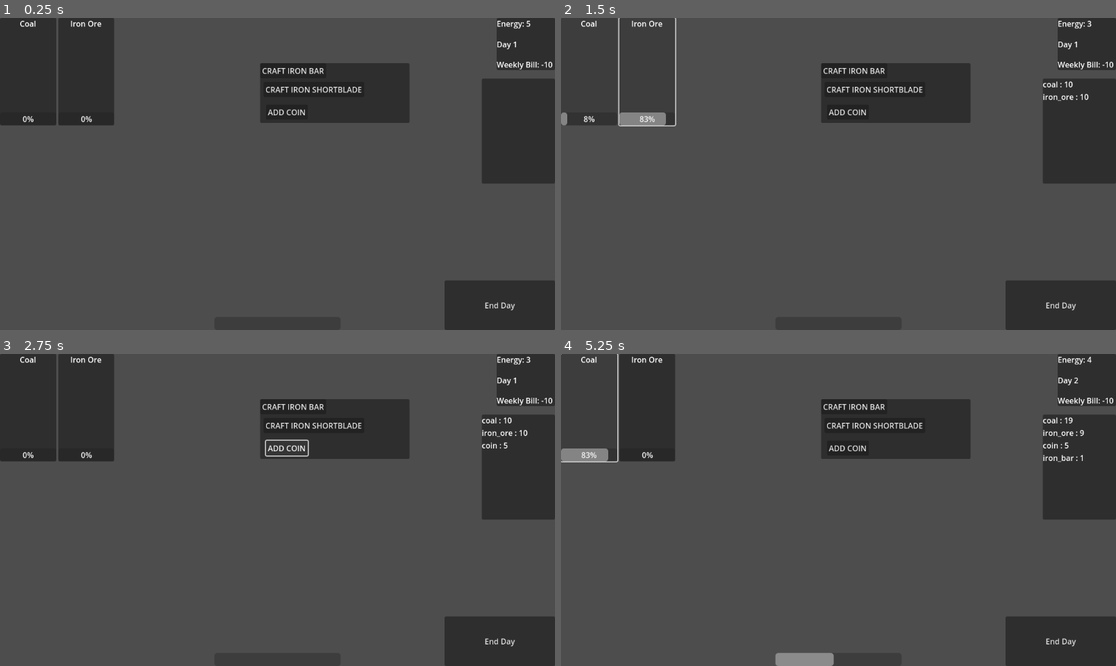
Above: before the commit, frames 1-4 (two rows, left to right).
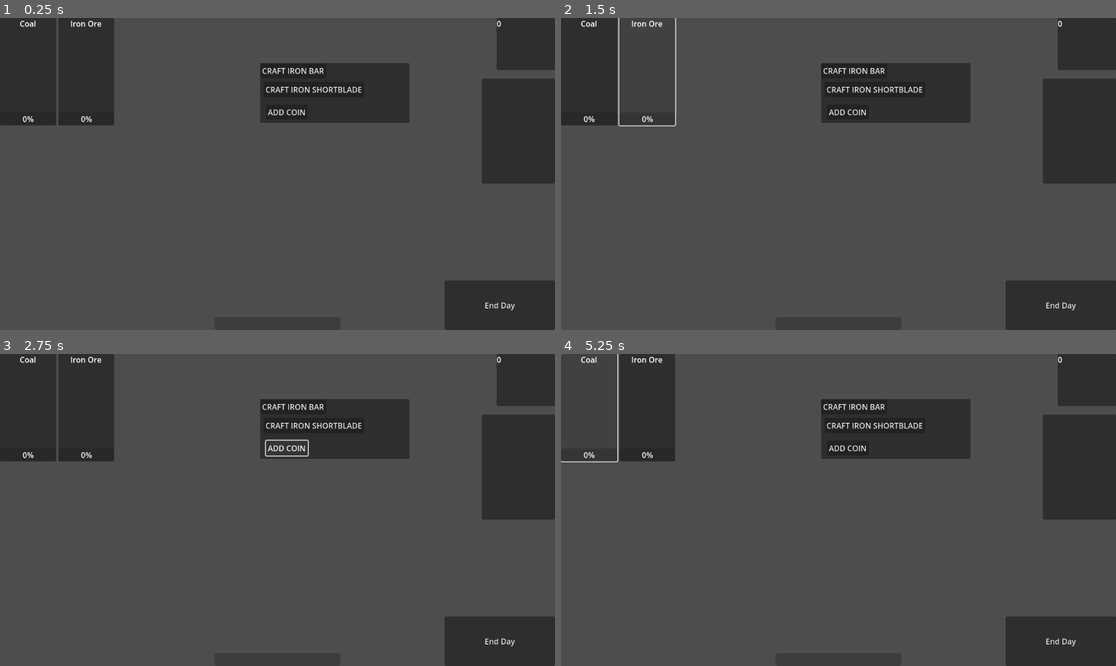
Above: after the commit, the same moments.

Repository: Uziel-8/OAI-BLACKSMITH-POC
Game: Godot game, scene res://Scenes/level.tscn
The game is run twice, just before and just after one commit, with the same random seed, the same clock (stepped at 60 frames per second) and the same inputs.
Inputs:
- Up to frame 1 (0.25 s): no input
- Up to frame 2 (1.5 s): click "Coal" at 0.5 s; click "Iron Ore" at 1.25 s
- Up to frame 3 (2.75 s): click "ADD COIN" at 2 s
- Up to frame 4 (5.25 s): click "End Day" at 2.75 s; click "CRAFT IRON BAR" at 3.5 s; click "CRAFT IRON SHORTBLADE" at 4.25 s; click "Coal" at 5 s

The runs differ from the first frame. In frame 1, 0.2% of the frame differs, in the area x 89-100%, y 0-17%; in frame 2, 0.7%; in frame 3, 0.4%; in frame 4, 1.2%, in the area x 0-100%, y 0-100%.
Error after the commit: Parse Error: Identifier "amount" not declared in the current scope. (res://Scripts/Globals.gd:32)

Commit message:
raf fucking with my shit

Diff:
--- a/OAI Blacksmith POC/Resources/coal.tres
+++ b/OAI Blacksmith POC/Resources/coal.tres
@@ -1,9 +1,10 @@
-[gd_resource type="Resource" script_class="Item" load_steps=2 format=3 uid="uid://b7t80gnn56lod"]
+[gd_resource type="Resource" script_class="InventoryItem" load_steps=3 format=3 uid="uid://b7t80gnn56lod"]
 
 [ext_resource type="Script" uid="uid://doaywwe0oiv6o" path="res://Scripts/item.gd" id="1_54jvl"]
+[ext_resource type="Texture2D" uid="uid://clew7dcdxikb" path="res://Graphics/Items/Coal.png" id="2_su1ve"]
 
 [resource]
 script = ExtResource("1_54jvl")
-item_name = "coal"
-stack_size = 1
+item_name = "Coal"
+texture = ExtResource("2_su1ve")
 metadata/_custom_type_script = "uid://doaywwe0oiv6o"
--- a/OAI Blacksmith POC/Scenes/inventory_ui.gd
+++ b/OAI Blacksmith POC/Scenes/inventory_ui.gd
@@ -3,14 +3,20 @@
 var inventory = Globals.inventory
 @onready var list = $Panel/ItemList
 
+
+
 func _ready() -> void:
 	EventBus.inventory_changed.connect(_on_inventory_changed)
 
+var item_sprite: Dictionary = {}
 
+func _on_inventory_changed():
+	for item in inventory:
 
-func _on_inventory_changed(item):
-	list.add_item(item)
-	print("kachow")
+		var inv_item = item + " : " + str(inventory[item].amount)
+		list.add_item(inv_item, inventory[item].texture)
 
-func _process(delta: float) -> void:
+func _process(_delta: float) -> void:
 	pass
+
+#set_item_icon
--- a/OAI Blacksmith POC/Scenes/inventory_ui.tscn
+++ b/OAI Blacksmith POC/Scenes/inventory_ui.tscn
@@ -26,6 +26,7 @@
 anchor_bottom = 1.0
 grow_horizontal = 2
 grow_vertical = 2
+item_count = 2
 max_columns = 2
 
 [node name="GridContainer" type="GridContainer" parent="Panel"]
--- a/OAI Blacksmith POC/Scenes/mining_gridbox.gd
+++ b/OAI Blacksmith POC/Scenes/mining_gridbox.gd
@@ -6,6 +6,7 @@
 @onready var mine_iron = $MineIronOre
 @onready var iron_ore_timer = $MineIronOre/MineIronOreTimer
 @onready var iron_ore_bar = $MineIronOre/MineIronOreBar
+@onready var coal = "res://Resources/coal.tres"
 
 func _process(_delta: float) -> void:
 	if coal_timer.is_stopped():
@@ -30,7 +31,11 @@
 func _on_mine_coal_pressed() -> void:
 	if Globals.energy > 0:
 		mine_coal.disabled = true
-		Globals.update_item("coal", 10)
+		#var new_coal = coal.new()
+		#new_coal.item_name = "Coal"
+		#new_coal.amount = 10
+		#new_coal.texture
+		Globals.update_item(coal)
 		coal_timer.start()
 		EventBus.mined.emit()
 	else:
--- a/OAI Blacksmith POC/Scripts/Globals.gd
+++ b/OAI Blacksmith POC/Scripts/Globals.gd
@@ -1,13 +1,15 @@
 extends Node
 
-var energy = 5:
+@export var test_image = preload("res://icon.svg")
+
+var energy = 10:
 	set(value):
 		energy = value
 		EventBus.energy_changed.emit(value)
 
 
 
-var max_energy := 5
+var max_energy := 10
 
 var day = 1
 
@@ -25,12 +27,19 @@
 
 var inventory: Dictionary = {}
 
-func update_item(item, amount):
+func update_item(item):
 	if inventory.has(item):
-		inventory[item] += amount #update amount of existing item
+		inventory[item].amount += amount #update amount of existing item
 	else:
-		inventory[item] = amount #add new item to inventory
+		var inventory_item = InventoryItem.new()
+		inventory_item.item_name = item
+		inventory_item.amount = amount
+		inventory_item.texture = test_image
 
-	if inventory[item] <= 0:
+		inventory[item] = inventory_item #add new item to inventory
+
+	if inventory[item].amount <= 0:
 		inventory.erase(item) #remove item when there is 0
 	EventBus.inventory_changed.emit()
+	print(inventory[item].item_name, " ",  inventory[item].amount)
+	print("full dictionary ", inventory)
--- a/OAI Blacksmith POC/Scripts/inventory.gd
+++ b/OAI Blacksmith POC/Scripts/inventory.gd
@@ -2,14 +2,14 @@
 
 #var coins := 0
 
-var items: Array[Item]
+var items: Array[InventoryItem]
 
-const COAL : Item = preload("res://Resources/coal.tres")
-const IRON_ORE : Item = preload("res://Resources/iron_ore.tres")
+const COAL : InventoryItem = preload("res://Resources/coal.tres")
+const IRON_ORE : InventoryItem = preload("res://Resources/iron_ore.tres")
 func _ready() -> void:
 	pass
 
-func add_item(item: Item):
+func add_item(item: InventoryItem):
 	for existing_item in items:
 		if existing_item.item_name == item.item_name:
 			existing_item.stack_size += item.stack_size
@@ -20,7 +20,7 @@
 	items.append(item.duplicate())
 	print("added new item:", item.item_name)
 
-func remove_item(item: Item):
+func remove_item(item: InventoryItem):
 	for existing_item in items:
 		if existing_item.item_name == item.item_name:
 			var amount_to_remove = min(existing_item.stack_size, item.stack_size)
--- a/OAI Blacksmith POC/Scripts/item.gd
+++ b/OAI Blacksmith POC/Scripts/item.gd
@@ -1,7 +1,7 @@
 extends Resource
 
-class_name Item
+class_name InventoryItem
 
 @export var item_name: String = ""
-#@export var texture: Texture2D
-@export var stack_size: int = 1
+@export var texture: Texture2D
+@export var amount: int = 1
